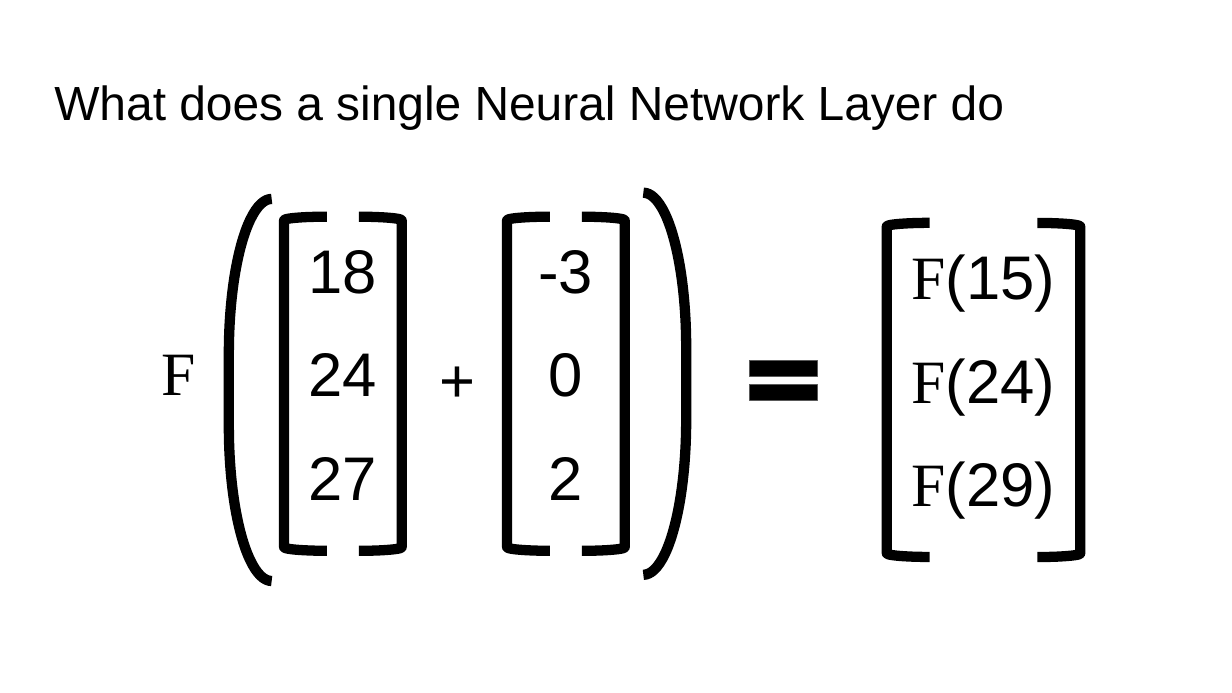
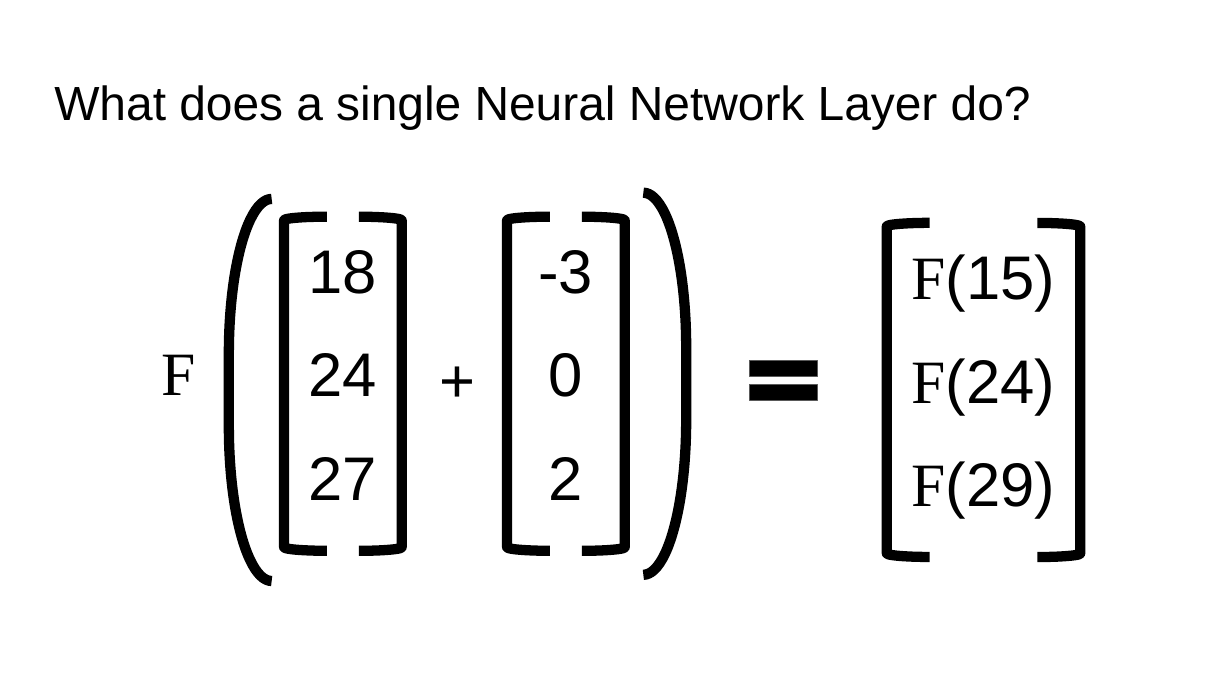
Before and after one commit to lreeder7/CME193_lectures, a slide deck: slide 19 of lectures/CME193 Neural Networks Intro copy.pptx (slide 11 before the commit). Drawn at 1232x693 pixels with LibreOffice and Linux fonts; fonts in the diff are those of the drawing. Boxes give left, top, right and bottom in pixels: in the first picture for what was removed or moved away, otherwise in the second. Text is boxed around its words. In the diff, an @@ line names an element or a change of style, - is before the commit and + after.

```diff
--- a/lectures/CME193 Neural Networks Intro copy.pptx
+++ b/lectures/CME193 Neural Networks Intro copy.pptx
@@ title at (x1=54, y1=85, x2=1031, y2=129): text changed @@
-What does a single Neural Network Layer do
+What does a single Neural Network Layer do?
```
Also in this commit, not shown: 13 other slides changed, 9 slides added.
